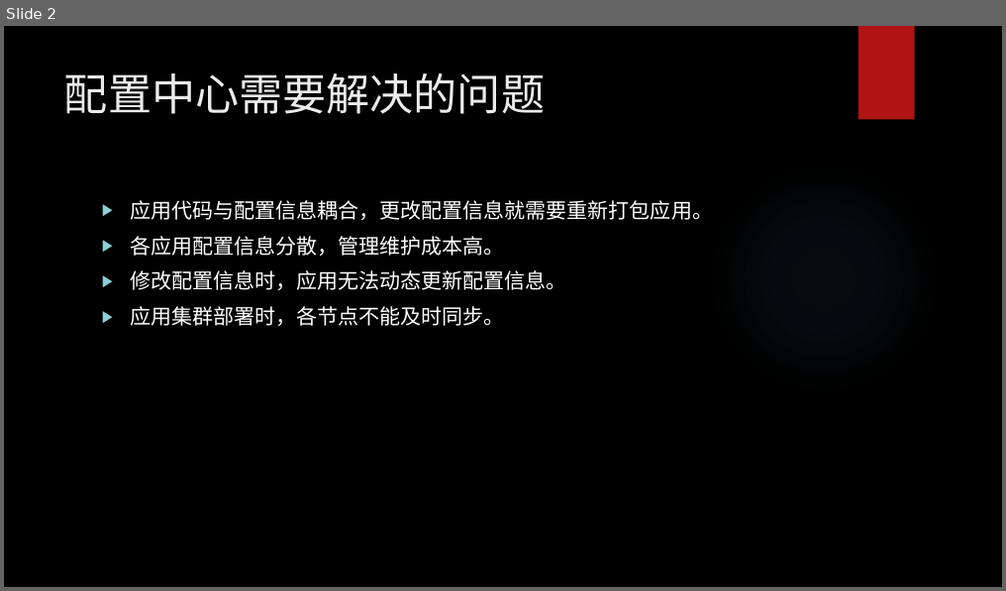
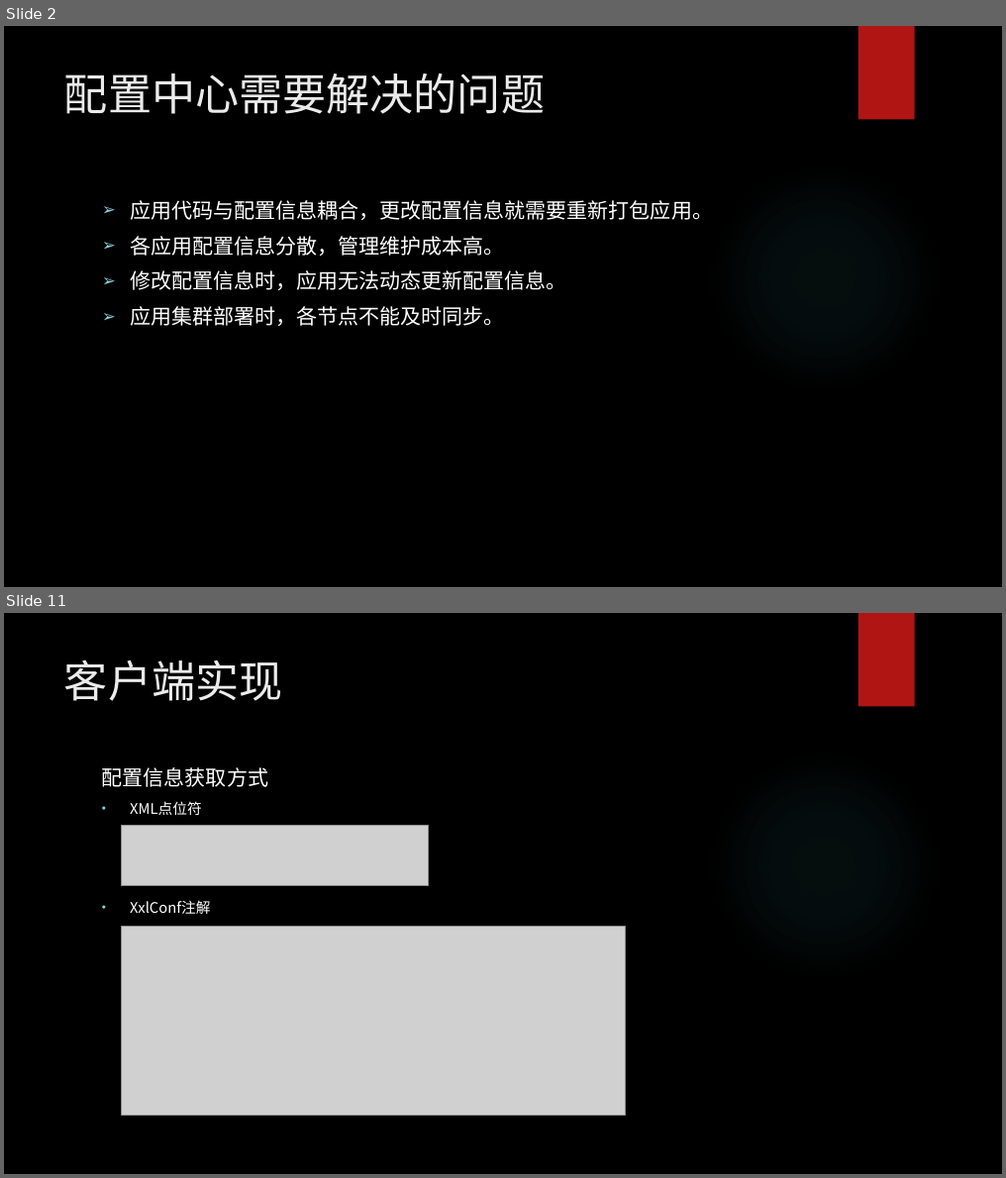
Before and after one commit to llggttd/sources, a slide deck: conf/分布式配置中心.pptx. Shown one above the other, each under a label of ours: slide 2 before the commit, slides 2 and 11 after it; the slides between them are not shown. The pictures are 1006x591 and 1006x1178 pixels, drawn with LibreOffice and Linux fonts; fonts in the diff are those of the drawing; grey boxes stand for pictures; background and template pictures are left out. Boxes give left, top, right and bottom in pixels: in the first picture for what was removed or moved away, otherwise in the second. Text is boxed around its words. In the diff, an @@ line names an element or a change of style, - is before the commit and + after.

```diff
--- a/conf/分布式配置中心.pptx
+++ b/conf/分布式配置中心.pptx
@@ slide 11 added at (4,613,1002,1174), background picture (left out); not listed: 2 template elements that a slide beside it also shows @@
@@ title added at (64,660,283,701), 42 pt, text #EBEBEB @@
+客户端实现
@@ text added at (102,767,268,914), 14 pt, text #FFFFFF @@
+配置信息获取方式
+• XML点位符
+• XxlConf注解
@@ picture added at (122,825,429,885) @@
@@ picture added at (122,926,625,1115) @@
@@ slide 2 changed as well @@
@@ text "应用代码与配置信息耦合，更改配置信息就需要重新打包应用。" at (130,200,713,326): font TeX Gyre Adventor to Noto Sans CJK SC; bullet ▶ to ➢ @@
```
Also in this commit, not shown: 1 other slide changed, 12 other slides added, 6 other files.
